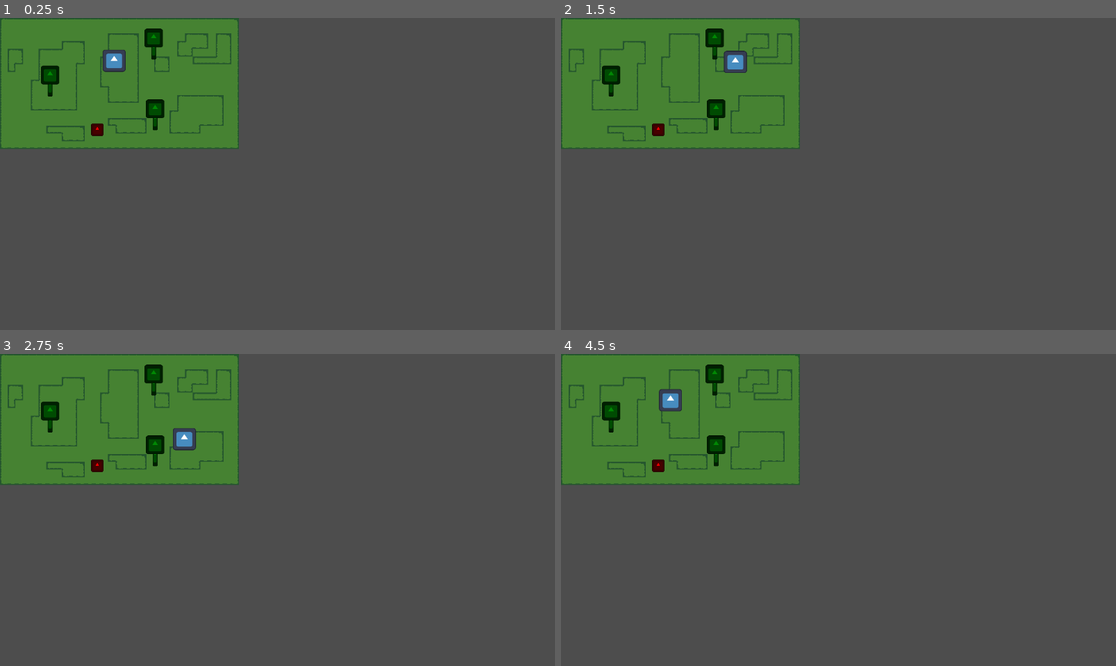
Above: before the commit, frames 1-4 (two rows, left to right).
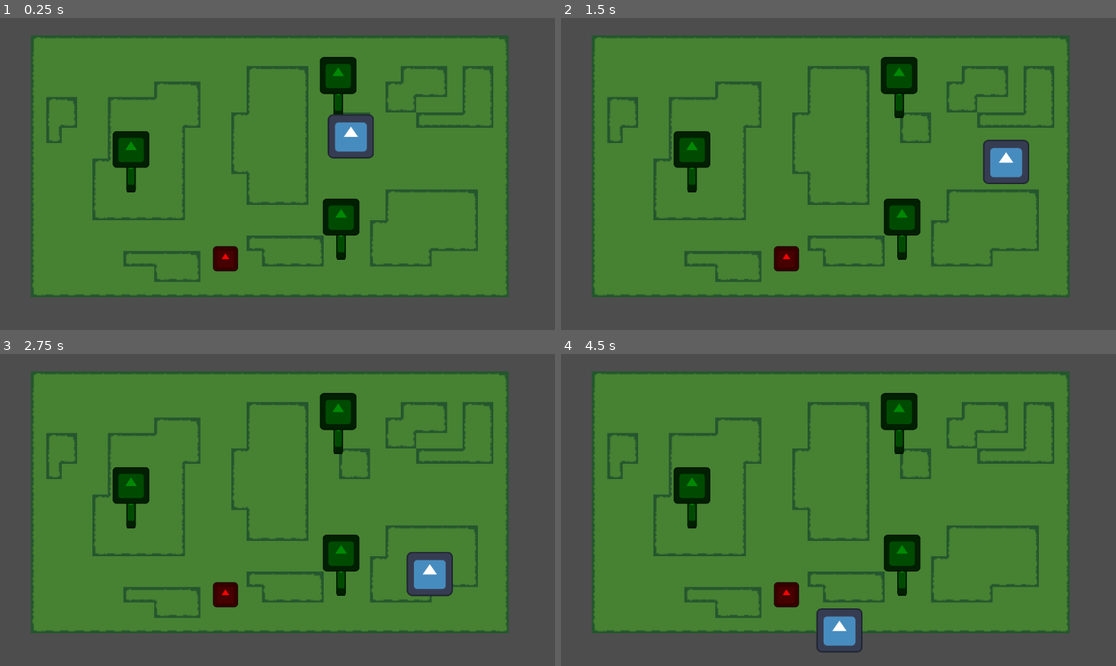
Above: after the commit, the same moments.

Repository: mjingeaux/SilentHarvest-8INF960
Game: Godot game, scene res://gameplay/levels/level_1.tscn
The game is run twice, just before and just after one commit, with the same random seed, the same clock (stepped at 60 frames per second) and the same inputs. The engine's default icon, where the game draws it, is replaced by a stand-in: a white triangle on a blue panel in a dark square.
Inputs:
- Up to frame 1 (0.25 s): no input
- Up to frame 2 (1.5 s): tap Enter (ui_accept) at 0.5, 0.77 s; hold Right (ui_right) from 0.53 s (still down)
- Up to frame 3 (2.75 s): tap Enter (ui_accept) at 1.52 s; release Right (ui_right) at 2.03 s; hold Left (ui_left) from 2.03 s (still down)
- Up to frame 4 (4.5 s): release Left (ui_left) at 2.78 s; hold Right (ui_right) 2.78-4.28 s; tap Enter (ui_accept) at 3.02, 3.77 s; hold Left (ui_left) from 4.28 s (still down)

The runs differ from the first frame. In frame 1, 66% of the frame differs, in the area x 0-92%, y 0-90%; in frame 2, 66%; in frame 3, 66%; in frame 4, 66%, in the area x 0-92%, y 0-96%.

Commit message:
patrol loop demo

Diff:
--- a/silentharvest/gameplay/levels/level_1.tscn
+++ b/silentharvest/gameplay/levels/level_1.tscn
@@ -9,13 +9,13 @@
 
 [sub_resource type="Curve2D" id="Curve2D_3qw2w"]
 _data = {
-"points": PackedVector2Array(0, 0, 0, 0, 0, 0, 0, 0, 0, 0, 173, 4, 0, 0, 0, 0, 181, 94, 0, 0, 0, 0, 0, 0)
+"points": PackedVector2Array(0, 0, 0, 0, 0, 0, 0, 0, 0, 0, 95, -24, 0, 0, 0, 0, 158, 80, 0, 0, 0, 0, -49, 157)
 }
 point_count = 4
 
 [sub_resource type="Curve2D" id="Curve2D_dg3t7"]
 _data = {
-"points": PackedVector2Array(0, 0, 0, 0, 0, 0, 0, 0, 0, 0, -2, 102, 0, 0, 0, 0, -66, 61, 0, 0, 0, 0, 0, 0)
+"points": PackedVector2Array(0, 0, 0, 0, 46, 168, 0, 0, 0, 0, -51, 163, 0, 0, 0, 0, -63, 71, 0, 0, 0, 0, 95, 11)
 }
 point_count = 4
 
@@ -47,10 +47,12 @@
 position = Vector2(202, 232)
 
 [node name="Patrol" parent="." node_paths=PackedStringArray("entity") instance=ExtResource("5_i52hj")]
-position = Vector2(76, 51)
+position = Vector2(75, 64)
 entity = NodePath("../HumanEnemy")
+loop_between_segments = true
 
 [node name="Path0" type="Path2D" parent="Patrol"]
+position = Vector2(97, 10)
 curve = SubResource("Curve2D_3qw2w")
 
 [node name="Path1" type="Path2D" parent="Patrol"]
@@ -58,3 +60,7 @@
 
 [node name="HumanEnemy" parent="." instance=ExtResource("6_6jlwx")]
 position = Vector2(136, 37)
+
+[node name="Camera2D" type="Camera2D" parent="."]
+position = Vector2(256, 144)
+zoom = Vector2(2, 2)
